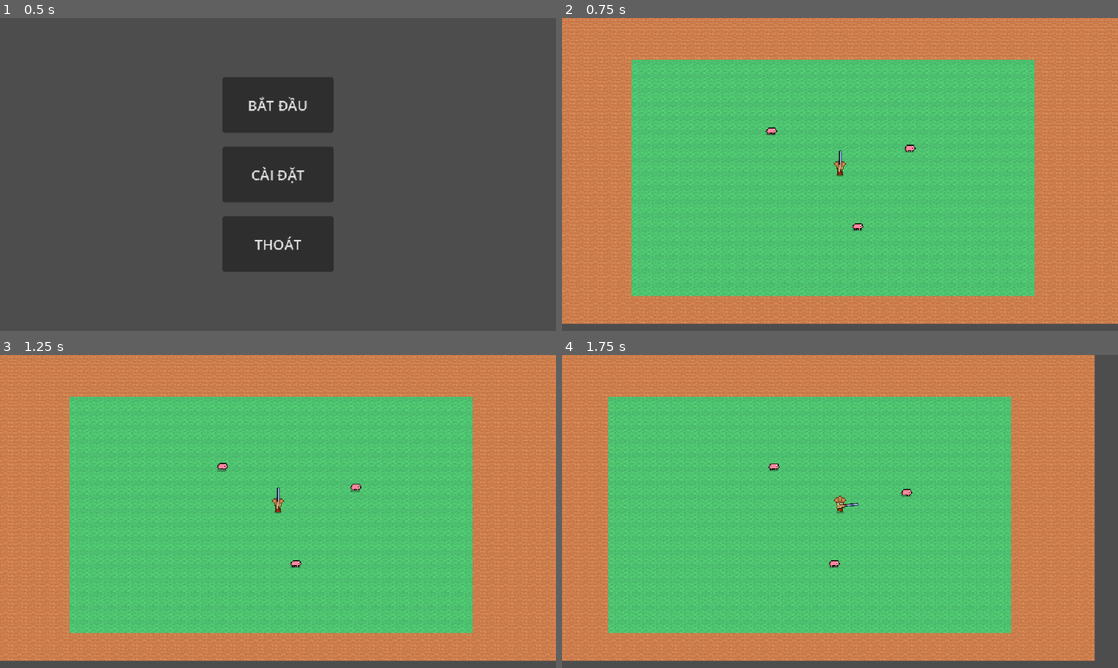
Above: before the commit, frames 1-4 (two rows, left to right).
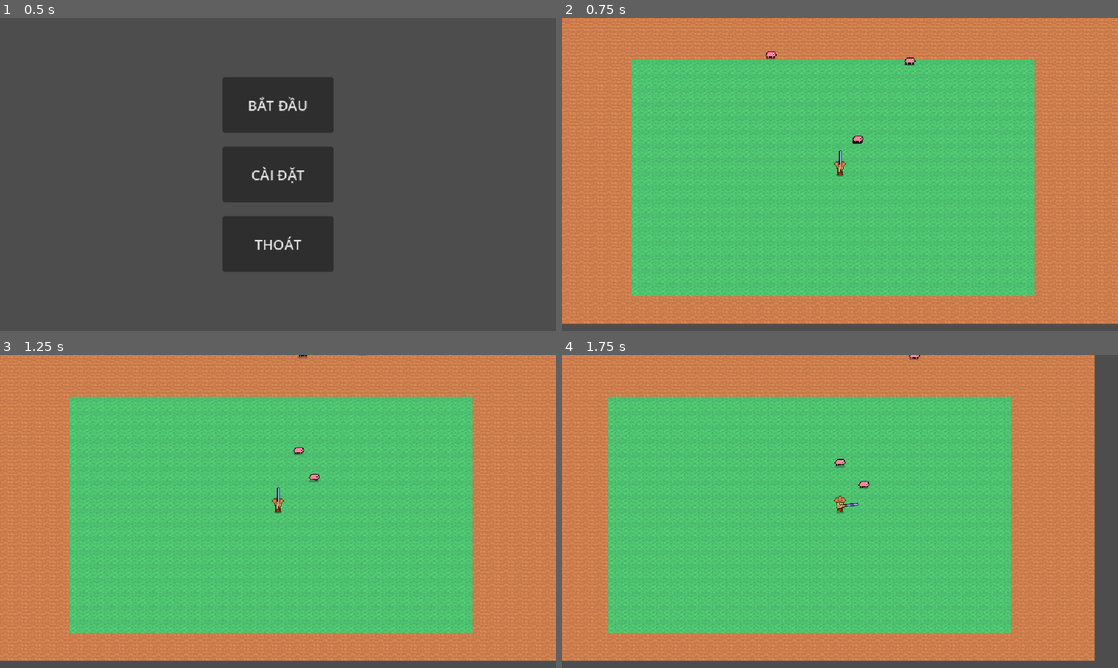
Above: after the commit, the same moments.

Repository: QuocKhangDA22TTD/game_projects
Game: Godot game, scene res://scenes/MainMenu.tscn
Two runs of this game, one before a commit and one after it. Both use one fixed random seed, a clock stepped at 60 frames per second and the inputs below. Sound files missing from this copy of the repository are replaced by a short silence.
Inputs (mouse positions are in pixels of both pictures, inside the frame that each line leads up to):
- Up to frame 1 (0.5 s): no input
- Up to frame 2 (0.75 s): click "BẮT ĐẦU" at 0.5 s
- Up to frame 3 (1.25 s): no input
- Up to frame 4 (1.75 s): move the mouse to (962, 495) at 1.27 s; hold D (move_right) from 1.28 s (still down); click (962, 495) at 1.35 s

Frame 1 is identical in both runs. In frame 2, 0.3% of the frame differs, in the area x 36-64%, y 10-68%; in frame 3, 0.3%; in frame 4, 0.3%.

Commit message:
thêm hiệu ứng heo bị đẩy và chạy khi trúng đạn và chạy

Diff:
--- a/unnamed-1/project.godot
+++ b/unnamed-1/project.godot
@@ -22,8 +22,8 @@
 
 window/size/viewport_width=640
 window/size/viewport_height=360
-window/size/window_width_override=1280
-window/size/window_height_override=720
+window/size/window_width_override=1920
+window/size/window_height_override=1080
 window/stretch/mode="canvas_items"
 
 [input]
--- a/unnamed-1/scenes/Main.tscn
+++ b/unnamed-1/scenes/Main.tscn
@@ -38,6 +38,63 @@
 [node name="Pig3" parent="World/Entities" unique_id=433442757 instance=ExtResource("4_pig")]
 position = Vector2(340, 240)
 
+[node name="Pig5" parent="World/Entities" unique_id=68634860 instance=ExtResource("4_pig")]
+position = Vector2(340, 240)
+
+[node name="Pig4" parent="World/Entities" unique_id=62672321 instance=ExtResource("4_pig")]
+position = Vector2(340, 240)
+
+[node name="Pig6" parent="World/Entities" unique_id=425169602 instance=ExtResource("4_pig")]
+position = Vector2(340, 240)
+
+[node name="Pig7" parent="World/Entities" unique_id=939203240 instance=ExtResource("4_pig")]
+position = Vector2(400, 150)
+
+[node name="Pig8" parent="World/Entities" unique_id=161373297 instance=ExtResource("4_pig")]
+position = Vector2(340, 240)
+
+[node name="Pig9" parent="World/Entities" unique_id=1003876498 instance=ExtResource("4_pig")]
+position = Vector2(340, 240)
+
+[node name="Pig10" parent="World/Entities" unique_id=170597000 instance=ExtResource("4_pig")]
+position = Vector2(340, 240)
+
+[node name="Pig11" parent="World/Entities" unique_id=109822024 instance=ExtResource("4_pig")]
+position = Vector2(340, 240)
+
+[node name="Pig12" parent="World/Entities" unique_id=1677549814 instance=ExtResource("4_pig")]
+position = Vector2(240, 130)
+
+[node name="Pig13" parent="World/Entities" unique_id=142544330 instance=ExtResource("4_pig")]
+position = Vector2(400, 150)
+
+[node name="Pig14" parent="World/Entities" unique_id=1301802287 instance=ExtResource("4_pig")]
+position = Vector2(340, 240)
+
+[node name="Pig15" parent="World/Entities" unique_id=663393049 instance=ExtResource("4_pig")]
+position = Vector2(340, 240)
+
+[node name="Pig16" parent="World/Entities" unique_id=1727218367 instance=ExtResource("4_pig")]
+position = Vector2(340, 240)
+
+[node name="Pig17" parent="World/Entities" unique_id=2079295785 instance=ExtResource("4_pig")]
+position = Vector2(340, 240)
+
+[node name="Pig18" parent="World/Entities" unique_id=1127136739 instance=ExtResource("4_pig")]
+position = Vector2(400, 150)
+
+[node name="Pig19" parent="World/Entities" unique_id=1607295225 instance=ExtResource("4_pig")]
+position = Vector2(340, 240)
+
+[node name="Pig20" parent="World/Entities" unique_id=742407485 instance=ExtResource("4_pig")]
+position = Vector2(340, 240)
+
+[node name="Pig21" parent="World/Entities" unique_id=1380186689 instance=ExtResource("4_pig")]
+position = Vector2(340, 240)
+
+[node name="Pig22" parent="World/Entities" unique_id=1660114303 instance=ExtResource("4_pig")]
+position = Vector2(340, 240)
+
 [node name="UI" type="CanvasLayer" parent="." unique_id=178540872]
 
 [node name="PauseMenu" parent="UI" unique_id=1059787539 instance=ExtResource("1_elqb8")]
--- a/unnamed-1/scenes/pig.tscn
+++ b/unnamed-1/scenes/pig.tscn
@@ -2,6 +2,8 @@
 
 [ext_resource type="Script" uid="uid://ejexou86t30" path="res://scripts/pig.gd" id="1_pig"]
 [ext_resource type="Texture2D" uid="uid://x4pnk2bhcfw6" path="res://assets/pig.png" id="2_pig"]
+[ext_resource type="AudioStream" uid="uid://caqjmii3i20fl" path="res://audio/pig_damaged.wav" id="3_hurt"]
+[ext_resource type="AudioStream" uid="uid://cb2k1sehxmex1" path="res://audio/pig_normal.wav" id="4_oink"]
 
 [sub_resource type="AtlasTexture" id="AtlasTexture_p0"]
 atlas = ExtResource("2_pig")
@@ -70,3 +72,26 @@
 
 [node name="CollisionShape2D" type="CollisionShape2D" parent="." unique_id=297188527]
 shape = SubResource("CircleShape2D_pig")
+
+[node name="HurtSound" type="AudioStreamPlayer2D" parent="."]
+stream = ExtResource("3_hurt")
+
+[node name="OinkSound" type="AudioStreamPlayer2D" parent="."]
+stream = ExtResource("4_oink")
+
+[node name="BloodParticles" type="CPUParticles2D" parent="."]
+emitting = false
+amount = 14
+lifetime = 0.45
+one_shot = true
+explosiveness = 1.0
+direction = Vector2(1, 0)
+spread = 40.0
+gravity = Vector2(0, 0)
+initial_velocity_min = 40.0
+initial_velocity_max = 95.0
+damping_min = 120.0
+damping_max = 200.0
+scale_amount_min = 0.8
+scale_amount_max = 1.8
+color = Color(0.72, 0.05, 0.05, 1)
--- a/unnamed-1/scripts/bullet.gd
+++ b/unnamed-1/scripts/bullet.gd
@@ -31,8 +31,9 @@
 
 func _on_body_entered(body: Node2D) -> void:
 	# Gây sát thương nếu vật thể có hàm take_damage (heo, enemy sau này)
+	# Truyền kèm hướng đạn để mục tiêu bị đẩy lùi + văng máu đúng chiều
 	if body.has_method("take_damage"):
-		body.take_damage(damage)
+		body.take_damage(damage, direction)
 	_fade_out()
 
 
--- a/unnamed-1/scripts/pig.gd
+++ b/unnamed-1/scripts/pig.gd
@@ -6,33 +6,75 @@
 @export var walk_time_max: float = 2.0
 @export var idle_time_min: float = 0.5
 @export var idle_time_max: float = 1.5
+@export var oink_time_min: float = 3.0 # heo kêu ụt ịt ngẫu nhiên mỗi 3-8 giây
+@export var oink_time_max: float = 8.0
+@export var knockback_force: float = 130.0 # lực đẩy lùi khi trúng đạn
+@export var panic_time: float = 2.2 # thời gian bỏ chạy hoảng loạn
+@export var panic_speed_mult: float = 3.0 # chạy nhanh gấp mấy lần lúc hoảng
 @export var pork_scene: PackedScene = preload("res://scenes/pork.tscn")
 
 @onready var body: AnimatedSprite2D = $Body
+@onready var hurt_sound: AudioStreamPlayer2D = $HurtSound
+@onready var oink_sound: AudioStreamPlayer2D = $OinkSound
+@onready var blood: CPUParticles2D = $BloodParticles
 
 var _hp: int
 var _dir: Vector2 = Vector2.ZERO
 var _state_timer: float = 0.0
+var _oink_timer: float = 0.0
+var _dead: bool = false
+var _knockback: Vector2 = Vector2.ZERO # vận tốc đẩy lùi, tắt dần
+var _panic_timer: float = 0.0 # > 0 nghĩa là đang hoảng loạn
+var _panic_turn_timer: float = 0.0 # hẹn giờ đổi hướng loạn xạ
 
 func _ready() -> void:
 	_hp = max_hp
 	# Lệch pha ngẫu nhiên để đàn heo không cử động cùng lúc
 	_state_timer = randf_range(0.0, idle_time_max)
+	_oink_timer = randf_range(oink_time_min, oink_time_max)
 
 
 func _physics_process(delta: float) -> void:
-	_state_timer -= delta
-	if _state_timer <= 0.0:
-		_pick_next_state()
+	# Tiếng heo kêu bình thường, ngẫu nhiên theo thời gian
+	_oink_timer -= delta
+	if _oink_timer <= 0.0:
+		_oink_timer = randf_range(oink_time_min, oink_time_max)
+		if not hurt_sound.playing: # đang kêu đau thì thôi khỏi ụt ịt
+			oink_sound.pitch_scale = randf_range(0.9, 1.1) # mỗi lần kêu hơi khác nhau
+			oink_sound.play()
 
-	velocity = _dir * speed
+	var move_speed := speed
+	if _panic_timer > 0.0:
+		# Đang hoảng loạn: chạy nhanh, thỉnh thoảng bẻ hướng loạn xạ
+		_panic_timer -= delta
+		_panic_turn_timer -= delta
+		if _panic_turn_timer <= 0.0:
+			_panic_turn_timer = randf_range(0.15, 0.45)
+			# Bẻ hướng ngẫu nhiên quanh hướng đang chạy (zigzag)
+			_dir = _dir.rotated(randf_range(-1.2, 1.2)).normalized()
+		move_speed = speed * panic_speed_mult
+		if _panic_timer <= 0.0:
+			_dir = Vector2.ZERO # hết hoảng thì đứng thở
+			_state_timer = randf_range(idle_time_min, idle_time_max)
+	else:
+		# Đi lang thang bình thường
+		_state_timer -= delta
+		if _state_timer <= 0.0:
+			_pick_next_state()
+
+	# Đẩy lùi tắt dần theo thời gian
+	_knockback = _knockback.move_toward(Vector2.ZERO, 600.0 * delta)
+	velocity = _dir * move_speed + _knockback
 	move_and_slide()
 
 	if _dir != Vector2.ZERO:
 		body.play("walk")
 		body.flip_h = _dir.x < 0.0
+		# Hoảng loạn thì chân chạy nhanh hơn
+		body.speed_scale = 1.8 if _panic_timer > 0.0 else 1.0
 	else:
 		body.play("idle")
+		body.speed_scale = 1.0
 
 
 # Luân phiên: đứng nghỉ -> đi hướng ngẫu nhiên -> đứng nghỉ ...
@@ -45,21 +87,43 @@
 		_state_timer = randf_range(idle_time_min, idle_time_max)
 
 
-# Đạn gọi hàm này khi trúng heo
-func take_damage(amount: int) -> void:
+# Đạn gọi hàm này khi trúng heo; hit_dir = hướng viên đạn đang bay
+func take_damage(amount: int, hit_dir: Vector2 = Vector2.ZERO) -> void:
+	if _dead:
+		return
 	_hp -= amount
+	# Tiếng heo kêu đau khi dính đạn
+	oink_sound.stop()
+	hurt_sound.pitch_scale = randf_range(0.95, 1.1)
+	hurt_sound.play()
+	# Văng máu theo hướng viên đạn
+	blood.direction = hit_dir if hit_dir != Vector2.ZERO else Vector2.DOWN
+	blood.restart()
 	if _hp <= 0:
 		_die()
 		return
+	# Đẩy lùi theo hướng đạn
+	_knockback = hit_dir * knockback_force
+	# Bỏ chạy hoảng loạn theo hướng bị bắn (chạy xa khỏi nguồn đạn)
+	_panic_timer = panic_time
+	_panic_turn_timer = randf_range(0.15, 0.45)
+	_dir = hit_dir.rotated(randf_range(-0.5, 0.5)).normalized() if hit_dir != Vector2.ZERO else Vector2.RIGHT.rotated(randf_range(0.0, TAU))
 	# Nhấp nháy đỏ khi trúng đạn
 	body.modulate = Color(1.0, 0.35, 0.35)
 	create_tween().tween_property(body, "modulate", Color.WHITE, 0.15)
 
 
-# Heo chết: rớt ra cục thịt tại chỗ rồi biến mất
+# Heo chết: rớt ra cục thịt tại chỗ, ẩn xác nhưng chờ tiếng kêu xong mới xoá
 func _die() -> void:
+	_dead = true
 	if pork_scene != null:
 		var pork := pork_scene.instantiate()
 		get_parent().add_child(pork)
 		pork.global_position = global_position
-	queue_free()
+	# Ẩn heo + tắt va chạm ngay, để node sống thêm cho tiếng kêu + máu phát hết
+	set_physics_process(false)
+	body.visible = false
+	$CollisionShape2D.set_deferred("disabled", true)
+	hurt_sound.finished.connect(queue_free)
+	# Dự phòng: nếu tiếng kêu không phát được thì vẫn xoá heo sau 2 giây
+	get_tree().create_timer(2.0).timeout.connect(queue_free)
